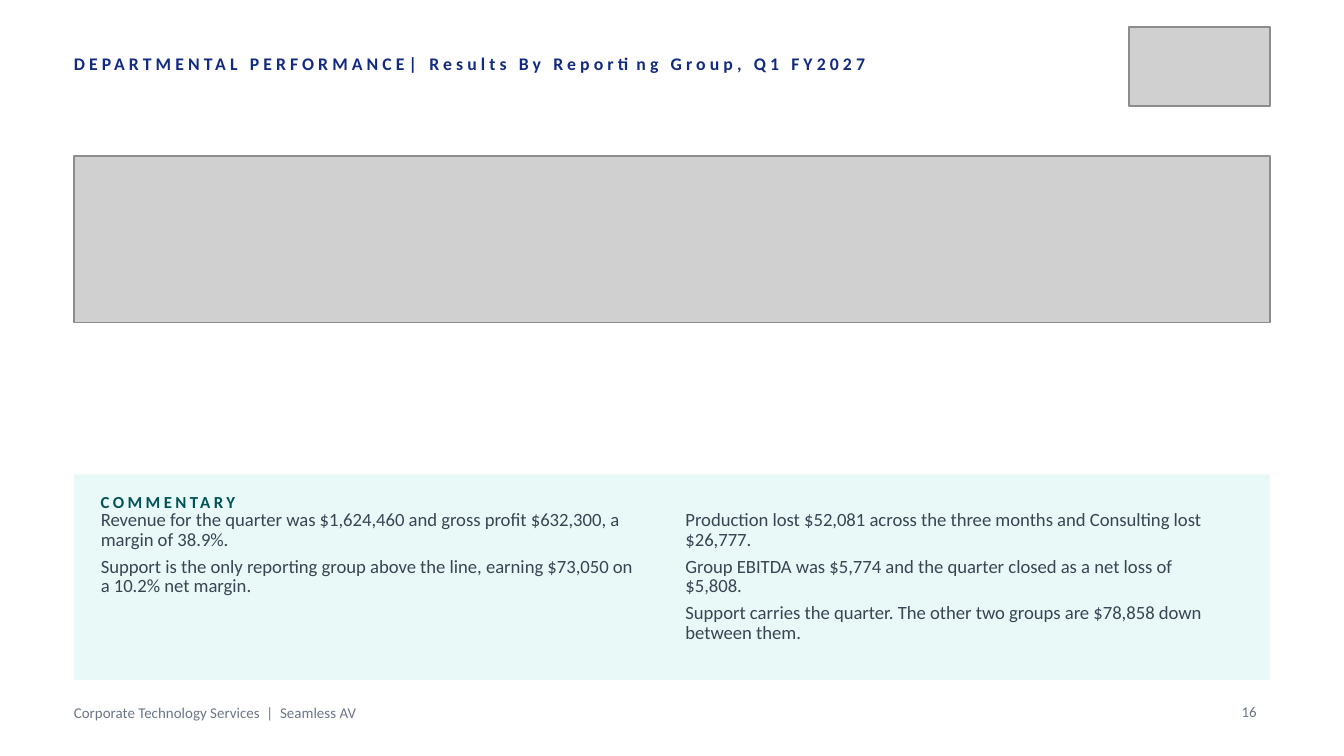
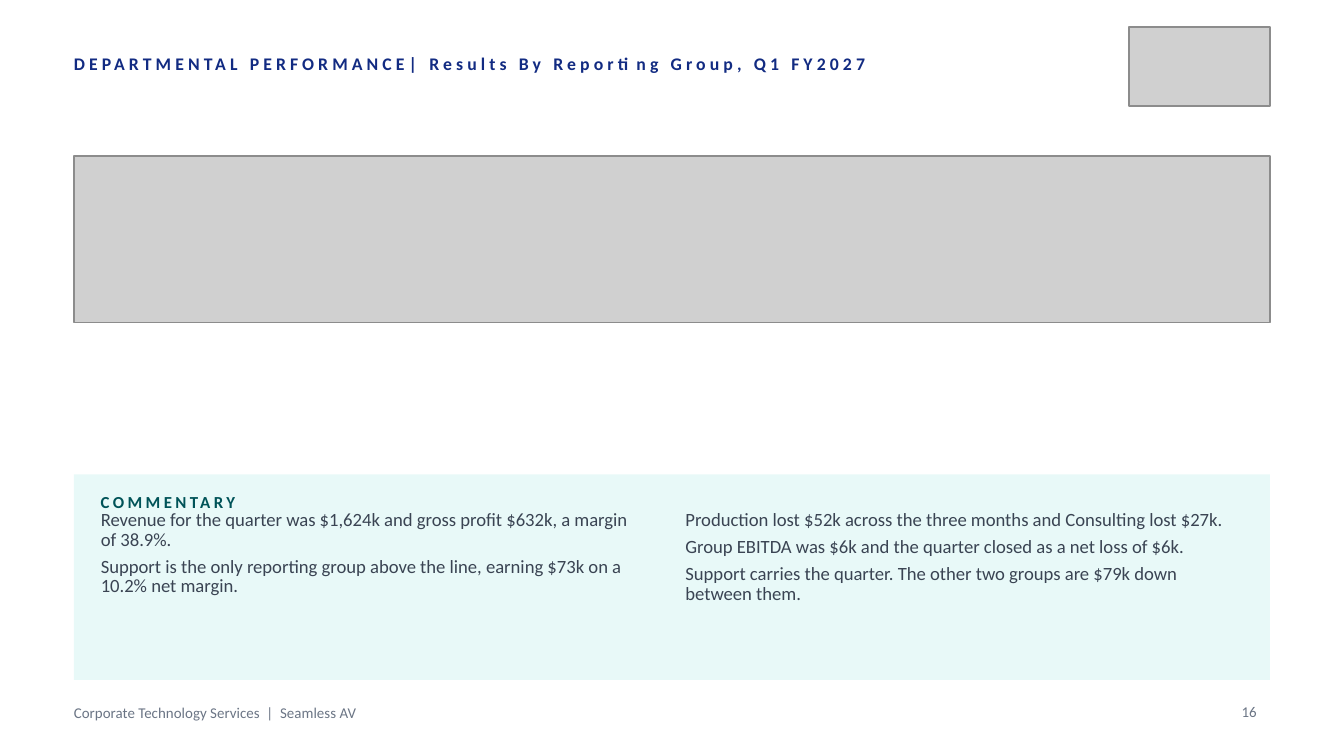
Before and after one commit to WesleyNelson-O33/Claude, a slide deck: slide 16 of deck/CTS Quarterly Business Review - Q1 FY2027.pptx. Drawn at 1344x756 pixels with LibreOffice and Linux fonts; fonts in the diff are those of the drawing; grey boxes stand for pictures. Boxes give left, top, right and bottom in pixels: in the first picture for what was removed or moved away, otherwise in the second. Text is boxed around its words. In the diff, an @@ line names an element or a change of style, - is before the commit and + after.

```diff
--- a/deck/CTS Quarterly Business Review - Q1 FY2027.pptx
+++ b/deck/CTS Quarterly Business Review - Q1 FY2027.pptx
@@ text at bbox=[101, 513, 627, 595]: text changed @@
-Revenue for the quarter was $1,624,460 and gross profit $632,300, a margin of 38.9%.
-Support is the only reporting group above the line, earning $73,050 on a 10.2% net margin.
+Revenue for the quarter was $1,624k and gross profit $632k, a margin of 38.9%.
+Support is the only reporting group above the line, earning $73k on a 10.2% net margin.
@@ text at bbox=[685, 513, 1222, 600]: text changed @@
-Production lost $52,081 across the three months and Consulting lost $26,777.
-Group EBITDA was $5,774 and the quarter closed as a net loss of $5,808.
-Support carries the quarter. The other two groups are $78,858 down between them.
+Production lost $52k across the three months and Consulting lost $27k.
+Group EBITDA was $6k and the quarter closed as a net loss of $6k.
+Support carries the quarter. The other two groups are $79k down between them.
```
Also in this commit, not shown: 11 other slides changed, 4 other files.
